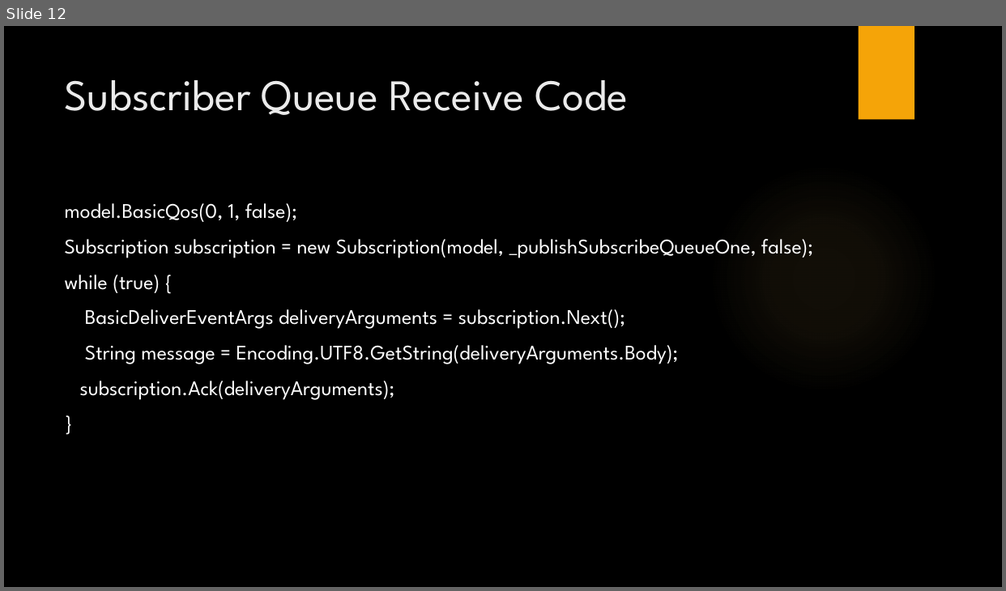
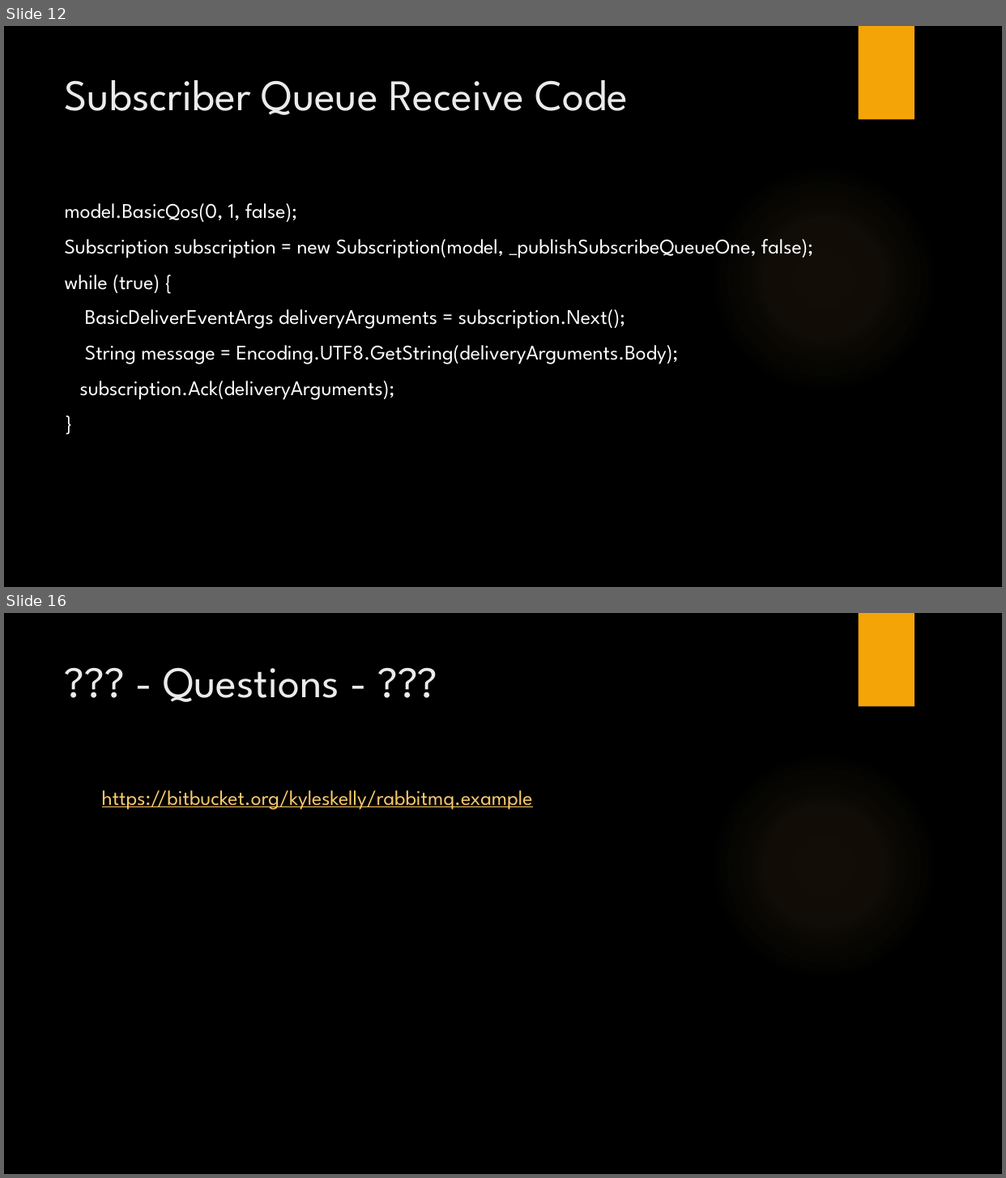
Before and after one commit to aeroradish/RabbitMQ.Example, a slide deck: RabbitMQ_Presentation.pptx. Shown one above the other, each under a label of ours: slide 12 before the commit, slides 12 and 16 after it; the slides between them are not shown. The pictures are 1006x591 and 1006x1178 pixels, drawn with LibreOffice and Linux fonts; fonts in the diff are those of the drawing; background and template pictures are left out. Boxes give left, top, right and bottom in pixels: in the first picture for what was removed or moved away, otherwise in the second. Text is boxed around its words. In the diff, an @@ line names an element or a change of style, - is before the commit and + after.

```diff
--- a/RabbitMQ_Presentation.pptx
+++ b/RabbitMQ_Presentation.pptx
@@ slide 16 added at (4,613,1002,1174), background picture (left out); not listed: 2 template elements that a slide beside it also shows @@
@@ title added at (163,667,339,702), 42 pt, text #EBEBEB @@
+??? - Questions - ???
@@ text added at (102,790,533,810), 20 pt, text #FAC96A, underline @@
+https://bitbucket.org/kyleskelly/rabbitmq.example
```
Also in this commit, not shown: 2 slides changed, 2 other slides added, 1 slide removed, 7 other files.
